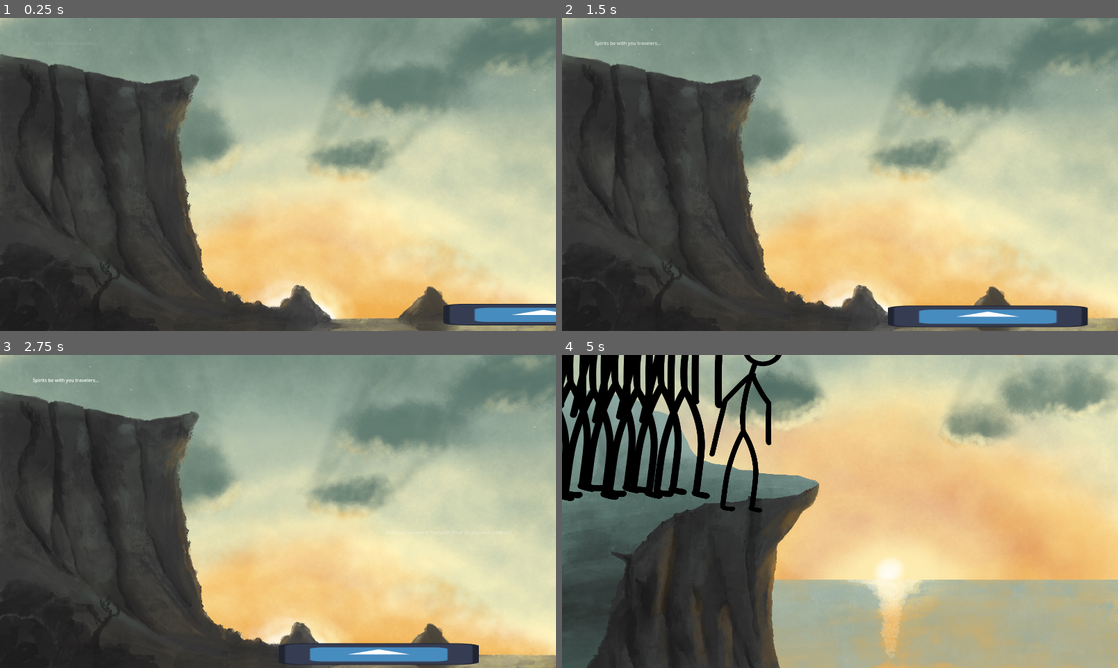
Above: before the commit, frames 1-4 (two rows, left to right).
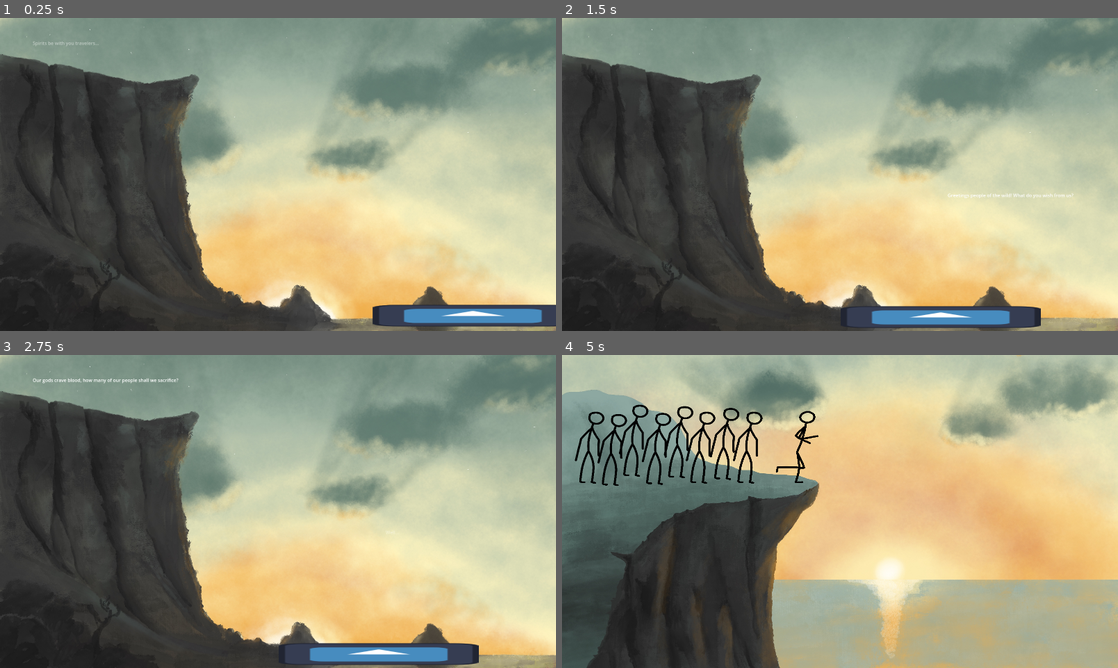
Above: after the commit, the same moments.

Repository: matouseek/game-jam-25
Game: Godot game, scene res://scenes/minigames/sacrifice.tscn
Two runs of this game, one before a commit and one after it. Both use one fixed random seed, a clock stepped at 60 frames per second and the inputs below. The project has no main scene, so this scene is started directly. The engine's default icon, where the game draws it, is replaced by a stand-in: a white triangle on a blue panel in a dark square. Sound files missing from this copy of the repository are replaced by a short silence.
Inputs (mouse positions are in pixels of both pictures, inside the frame that each line leads up to):
- Up to frame 1 (0.25 s): no input
- Up to frame 2 (1.5 s): move the mouse to (962, 158) at 0.52 s; hold W (up) 0.53-1.28 s; tap Space (shoot) at 0.6, 1.35 s; move the mouse to (728, 190) at 1.27 s; hold S (down) from 1.28 s (still down)
- Up to frame 3 (2.75 s): move the mouse to (333, 442) at 2.02 s; release S (down) at 2.03 s; hold W (up) from 2.03 s (still down); tap Space (shoot) at 2.1 s
- Up to frame 4 (5 s): tap Enter at 2.75 s; move the mouse to (812, 574) at 2.77 s; tap Space (shoot) at 2.85, 3.6 s; move the mouse to (1006, 558) at 3.52 s; release W (up) at 3.53 s; hold S (down) 3.53-4.25 s; click (617, 608) at 4.27 s

The runs differ from the first frame. In frame 1, 1.7% of the frame differs, in the area x 6-100%, y 7-99%; in frame 2, 2.1%; in frame 3, 0.2%; in frame 4, 10%, in the area x 0-47%, y 0-51%.

Commit message:
sacrifice polished

Diff:
--- a/scenes/minigames/sacrifice.tscn
+++ b/scenes/minigames/sacrifice.tscn
@@ -14,7 +14,6 @@
 script = ExtResource("1_3ju5s")
 
 [node name="Falling" type="Node2D" parent="."]
-visible = false
 
 [node name="Background1" type="TextureRect" parent="Falling"]
 offset_right = 3840.0
@@ -26,33 +25,42 @@
 
 [node name="Person" parent="Falling/People" instance=ExtResource("3_ix5le")]
 position = Vector2(818, 416)
+scale = Vector2(0.3, 0.3)
 
 [node name="Person2" parent="Falling/People" instance=ExtResource("3_ix5le")]
-position = Vector2(735, 422)
+position = Vector2(731, 422)
+scale = Vector2(0.3, 0.3)
 
 [node name="Person3" parent="Falling/People" instance=ExtResource("3_ix5le")]
-position = Vector2(655, 409)
+position = Vector2(651, 409)
+scale = Vector2(0.3, 0.3)
 
 [node name="Person4" parent="Falling/People" instance=ExtResource("3_ix5le")]
-position = Vector2(572, 422)
+position = Vector2(568, 422)
+scale = Vector2(0.3, 0.3)
 
 [node name="Person5" parent="Falling/People" instance=ExtResource("3_ix5le")]
-position = Vector2(496, 403)
+position = Vector2(492, 403)
+scale = Vector2(0.3, 0.3)
 
 [node name="Person6" parent="Falling/People" instance=ExtResource("3_ix5le")]
-position = Vector2(420, 426)
+position = Vector2(416, 426)
+scale = Vector2(0.3, 0.3)
 
 [node name="Person7" parent="Falling/People" instance=ExtResource("3_ix5le")]
-position = Vector2(341, 398)
+position = Vector2(337, 398)
+scale = Vector2(0.3, 0.3)
 
 [node name="Person8" parent="Falling/People" instance=ExtResource("3_ix5le")]
-position = Vector2(267, 430)
+position = Vector2(263, 430)
+scale = Vector2(0.3, 0.3)
 
 [node name="Person9" parent="Falling/People" instance=ExtResource("3_ix5le")]
-position = Vector2(189, 422)
+position = Vector2(185, 422)
+scale = Vector2(0.3, 0.3)
 
 [node name="CliffEnd" type="Area2D" parent="Falling"]
-position = Vector2(895, 340)
+position = Vector2(982, 340)
 collision_layer = 2
 collision_mask = 0
 
--- a/scenes/person.tscn
+++ b/scenes/person.tscn
@@ -49,7 +49,7 @@
 "duration": 1.0,
 "texture": ExtResource("9_cnocp")
 }],
-"loop": true,
+"loop": false,
 "name": &"falling",
 "speed": 5.0
 }, {
@@ -67,8 +67,8 @@
 "texture": ExtResource("13_r7y6s")
 }],
 "loop": true,
-"name": &"walking",
-"speed": 5.0
+"name": &"running",
+"speed": 10.0
 }]
 
 [sub_resource type="RectangleShape2D" id="RectangleShape2D_p4fqk"]
--- a/scenes/zeroland.tscn
+++ b/scenes/zeroland.tscn
@@ -1,7 +1,7 @@
 [gd_scene load_steps=3 format=3 uid="uid://hviaqnalnha7"]
 
-[ext_resource type="Texture2D" uid="uid://p021q2c51l5p" path="res://assets/icon.svg" id="1_nycry"]
 [ext_resource type="Script" path="res://scripts/zeroland.gd" id="1_pevh3"]
+[ext_resource type="Texture2D" uid="uid://byhj3je0g5qhy" path="res://assets/button_icons/default0.png" id="2_tqmu7"]
 
 [node name="Zeroland" type="Node2D"]
 script = ExtResource("1_pevh3")
@@ -9,7 +9,7 @@
 [node name="TextureRect" type="TextureRect" parent="."]
 offset_right = 1149.0
 offset_bottom = 646.0
-texture = ExtResource("1_nycry")
+texture = ExtResource("2_tqmu7")
 
 [node name="Camera" type="Camera2D" parent="."]
 position = Vector2(146, 84)
--- a/scripts/person.gd
+++ b/scripts/person.gd
@@ -15,9 +15,9 @@
 func _process(delta: float) -> void:
 	position.x += delta*speed
 
-func walk(spd : float):
+func run(spd : float):
 	speed = spd
-	anime.play("walking")
+	anime.play("running")
 
 func _on_area_entered(area: Area2D) -> void:
 	speed = 0
@@ -25,7 +25,8 @@
 	scream.pitch_scale += randf_range(-0.1, 0.3)
 	scream.stream = load("res://assets/sfx/screaming_falling.mp3") as AudioStream
 	scream.play(randf_range(0.0, 0.3))
+	await anime.animation_finished
 	var tween = get_tree().create_tween()
 	tween.tween_property(self, "position", Vector2(position.x, 700), SACRIFICE_TIME)
 	tween.parallel().tween_property(self, "modulate", Color.RED, SACRIFICE_TIME)
-	tween.parallel().tween_property(self, "scale", Vector2(), SACRIFICE_TIME)
+	#tween.parallel().tween_property(self, "scale", Vector2(), SACRIFICE_TIME)
--- a/scripts/sacrifice.gd
+++ b/scripts/sacrifice.gd
@@ -2,7 +2,7 @@
 
 var people : Array = []
 const SACRIFICE_TIME : float = 1.5
-const DIALOG_TIME : float = 2.0
+const DIALOG_TIME : float = 0.5
 @onready var hud = $Prolog/Hud
 @onready var natives = $Prolog/Natives
 @onready var ship = $Prolog/Ship
@@ -93,6 +93,6 @@
 		hud_tween.tween_callback(func(): hud.visible = false)
 		for i in range(to_sacrifice):
 			var sprite = people[i] as Person
-			sprite.walk(150)
+			sprite.run(150)
 		await get_tree().create_timer(5).timeout
 	GM.level_completed.emit()
